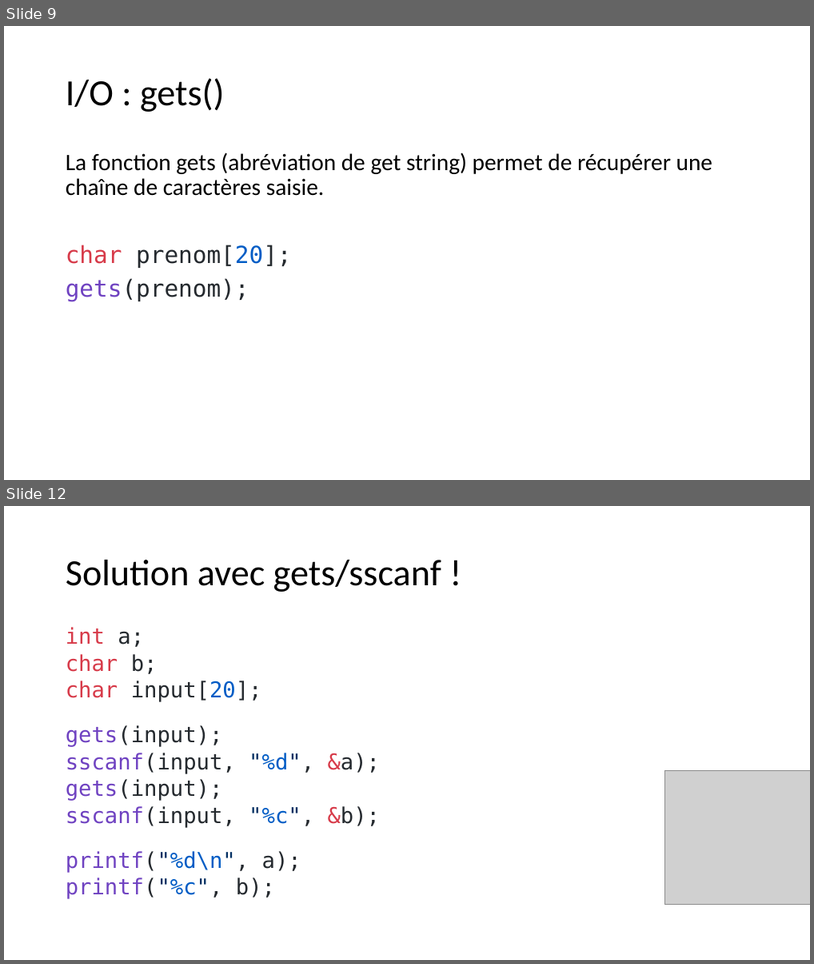
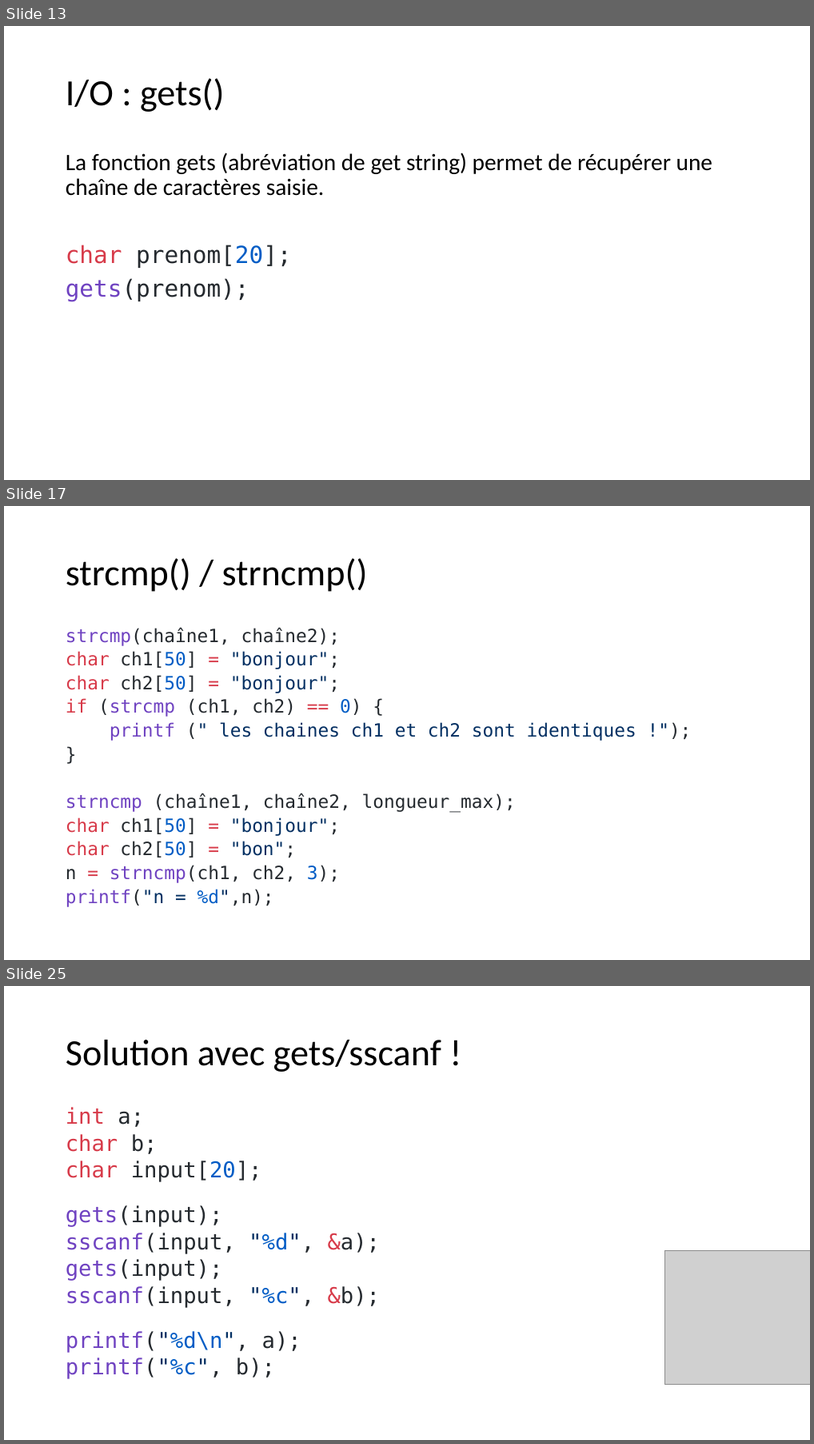
Before and after one commit to standard3/BTS1, a slide deck: 03_Tableaux/tableaux.pptx. Shown one above the other, each under a label of ours: slides 9 and 12 before the commit, slides 13, 17 and 25 after it; the slides between them are not shown. The pictures are 814x964 and 814x1444 pixels, drawn with LibreOffice and Linux fonts; fonts in the diff are those of the drawing; grey boxes stand for pictures. Boxes give left, top, right and bottom in pixels: in the first picture for what was removed or moved away, otherwise in the second. Text is boxed around its words. In the diff, an @@ line names an element or a change of style, - is before the commit and + after.

```diff
--- a/03_Tableaux/tableaux.pptx
+++ b/03_Tableaux/tableaux.pptx
@@ slide 17 added at [4, 506, 810, 960], background #FFFFFF @@
@@ title added at [66, 558, 368, 592], 44 pt, text #000000 @@
+strcmp() / strncmp()
@@ text added at [66, 627, 637, 907], 21.7 pt, text #24292E @@
+strcmp(chaîne1, chaîne2);
+char ch1[50] = "bonjour";
+char ch2[50] = "bonjour";
+if (strcmp (ch1, ch2) == 0) {
+printf (" les chaines ch1 et ch2 sont identiques !");
+}
+strncmp (chaîne1, chaîne2, longueur_max);
+char ch1[50] = "bonjour";
+char ch2[50] = "bon";
+n = strncmp(ch1, ch2, 3);
+printf("n = %d",n);
@@ what was slide 9 is now slide 13 @@
@@ what was slide 12 is now slide 25 @@
```
Also in this commit, not shown: 2 slides changed, 12 other slides added, 2 other files.
